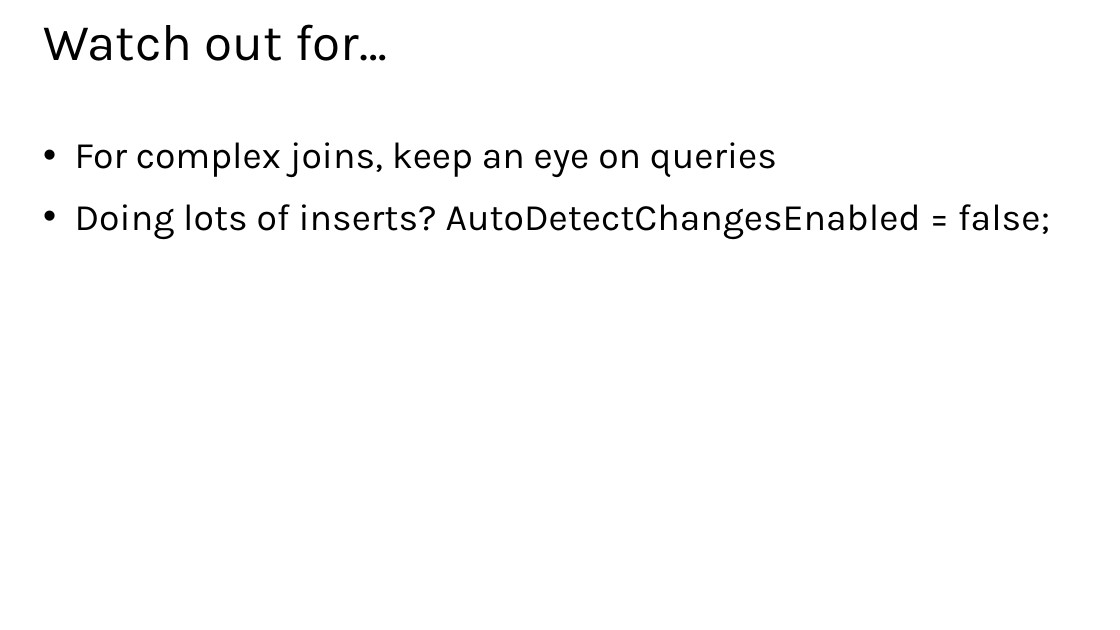
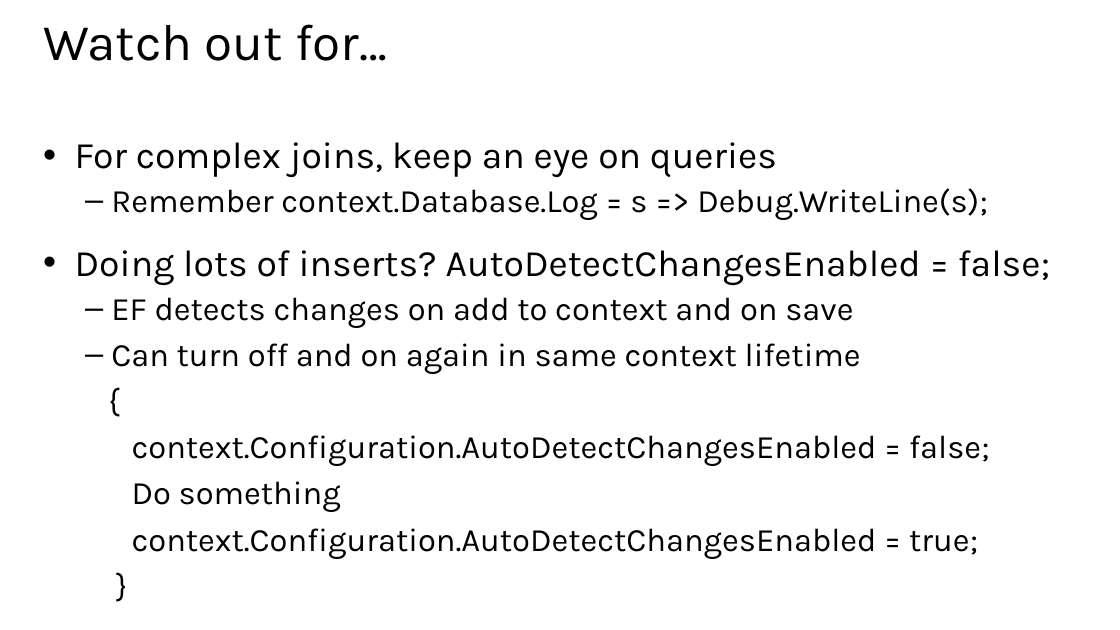
Before and after one commit to xuemiantao/EntityFramework, a slide deck: slide 13 of Slides/06 - Integrating Extra Features and Looking Forward.pptx. Drawn at 1120x630 pixels with LibreOffice and Linux fonts; fonts in the diff are those of the drawing. Boxes give left, top, right and bottom in pixels: in the first picture for what was removed or moved away, otherwise in the second. Text is boxed around its words. In the diff, an @@ line names an element or a change of style, - is before the commit and + after.

```diff
--- a/Slides/06 - Integrating Extra Features and Looking Forward.pptx
+++ b/Slides/06 - Integrating Extra Features and Looking Forward.pptx
@@ text at [111,188,988,220]: paragraph added @@
+  – Remember context.Database.Log = s => Debug.WriteLine(s);
@@ text at [111,297,990,559]: paragraphs added @@
+  – EF detects changes on add to context and on save
+  – Can turn off and on again in same context lifetime
+  {
+  context.Configuration.AutoDetectChangesEnabled = false;
+  Do something
+  context.Configuration.AutoDetectChangesEnabled = true;
+  }
```
Also in this commit, not shown: 3 other slides changed, 2 other files.
